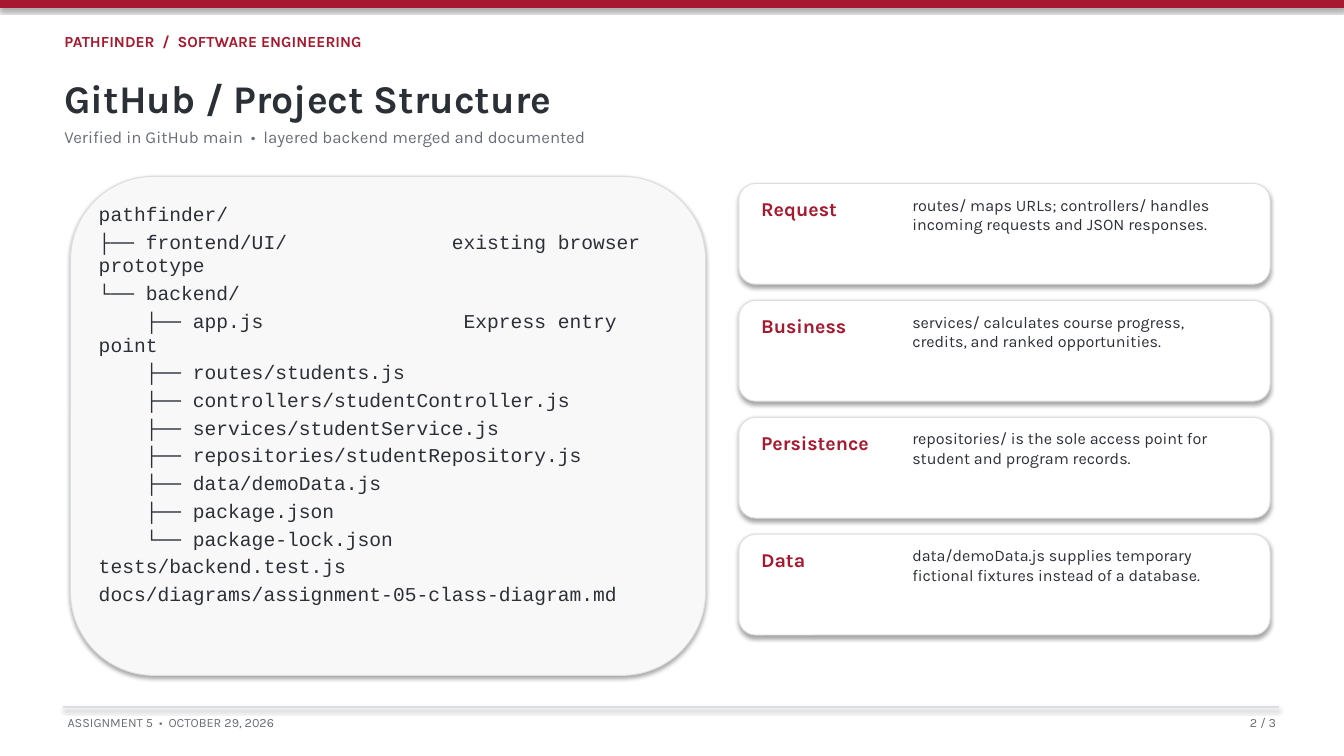
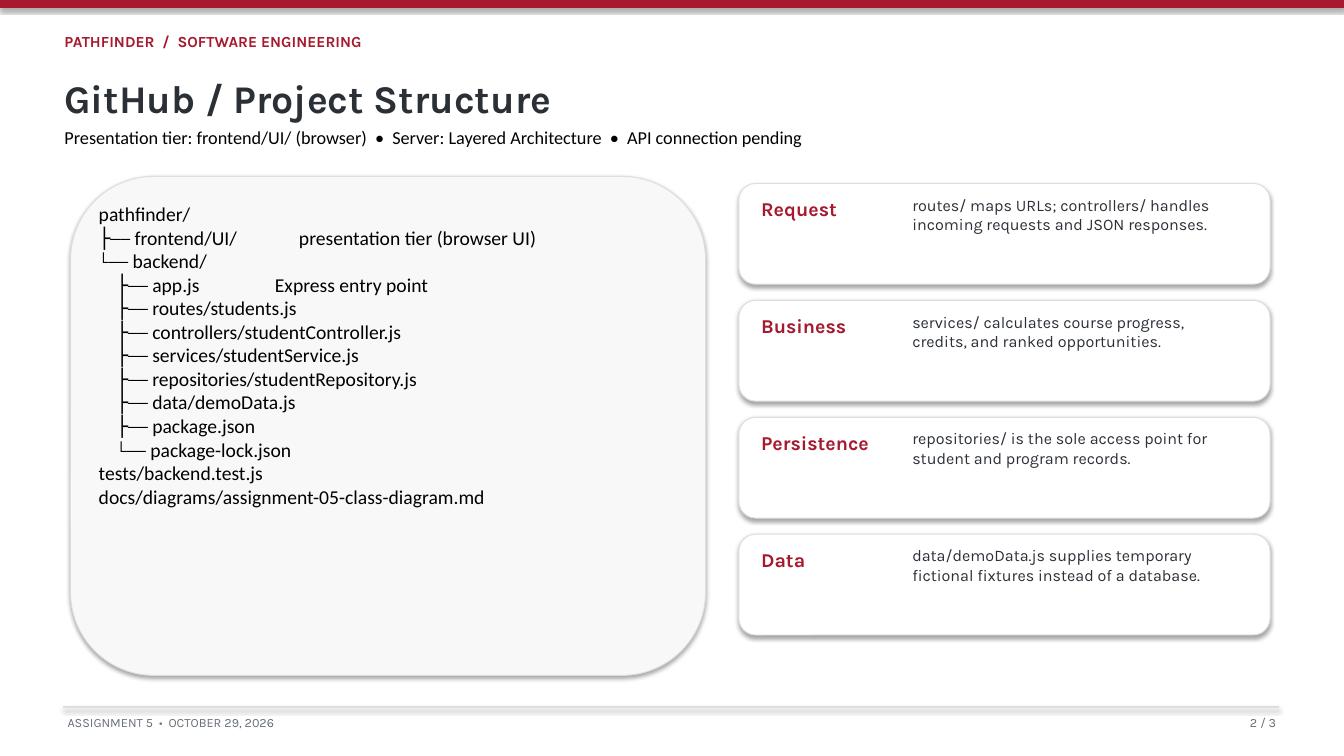
Before and after one commit to atalwar0312/Muhlenberg-PathFinder, a slide deck: slide 2 of docs/presentations/assignment-05-internal-server-architecture.pptx. Drawn at 1344x756 pixels with LibreOffice and Linux fonts; fonts in the diff are those of the drawing. Boxes give left, top, right and bottom in pixels: in the first picture for what was removed or moved away, otherwise in the second. Text is boxed around its words. In the diff, an @@ line names an element or a change of style, - is before the commit and + after.

Commit message:
Update Assignment 5 slides with presentation tier

```diff
--- a/docs/presentations/assignment-05-internal-server-architecture.pptx
+++ b/docs/presentations/assignment-05-internal-server-architecture.pptx
@@ text at bbox=[64, 131, 802, 147]: text changed; size 12 to 13 pt; font Karla to Calibri; text colour #686F78 to #000000 @@
-Verified in GitHub main • layered backend merged and documented
+Presentation tier: frontend/UI/ (browser) • Server: Layered Architecture • API connection pending
@@ text at bbox=[99, 207, 485, 508]: font Courier New to Calibri, text colour #2B3037 to #000000 in "pathfinder/", "└── backend/", "├── app.js Express entry point", "├── routes/students.js" and 8 more places; less space between paragraphs @@
@@ text at bbox=[135, 231, 535, 248]: text changed; font Courier New to Calibri; text colour #2B3037 to #000000 @@
-├── frontend/UI/ existing browser prototype
+├── frontend/UI/ presentation tier (browser UI)
```
